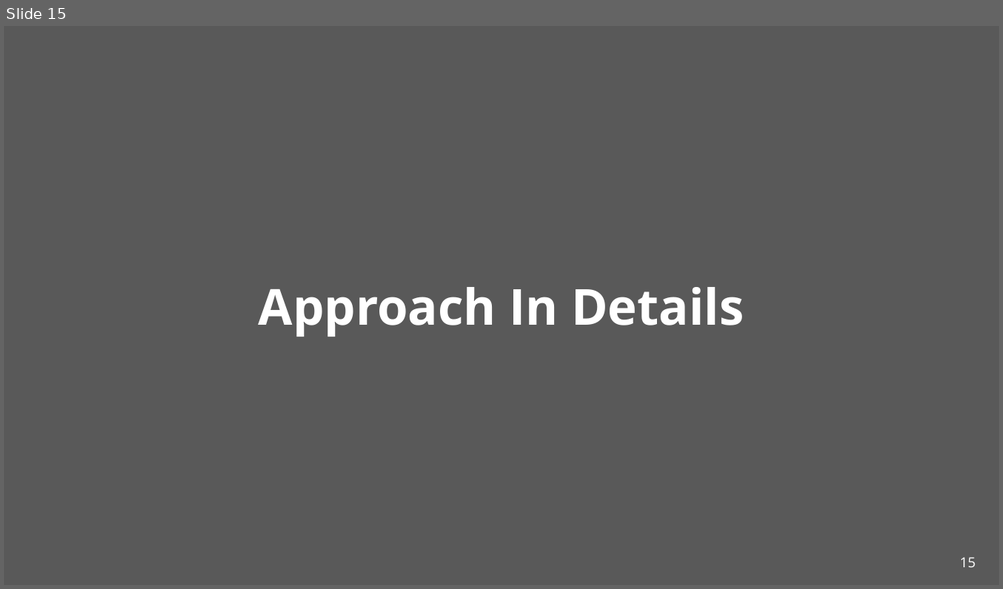
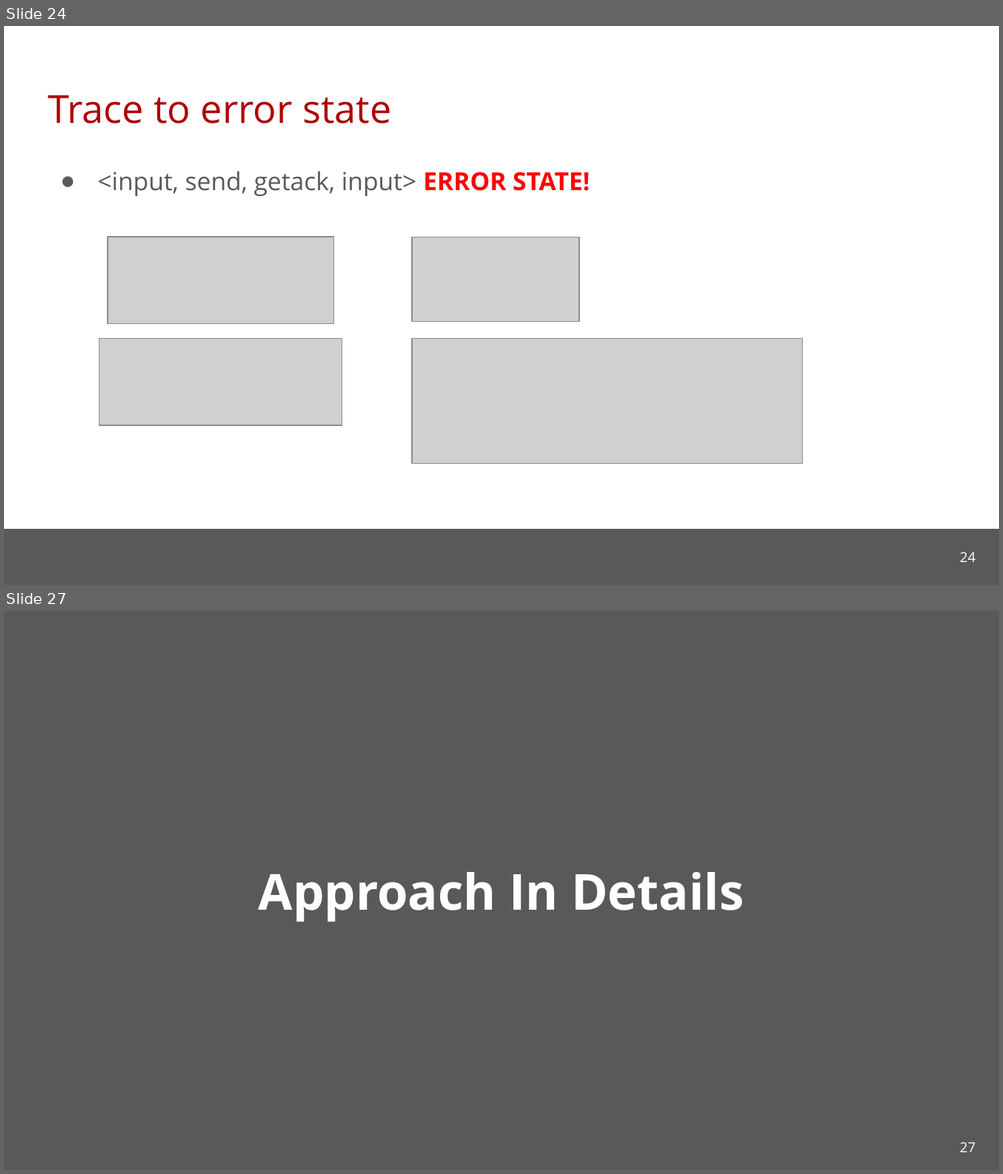
Before and after one commit to cmu-soda/Robustness, a slide deck: Robustness.pptx. Shown one above the other, each under a label of ours: slide 15 before the commit, slides 24 and 27 after it; the slides between them are not shown. The pictures are 1003x589 and 1003x1174 pixels, drawn with LibreOffice and Linux fonts; fonts in the diff are those of the drawing; grey boxes stand for pictures; background and template pictures are left out. Boxes give left, top, right and bottom in pixels: in the first picture for what was removed or moved away, otherwise in the second. Text is boxed around its words. In the diff, an @@ line names an element or a change of style, - is before the commit and + after.

```diff
--- a/Robustness.pptx
+++ b/Robustness.pptx
@@ slide 24 added at (x1=4, y1=26, x2=999, y2=585), background #FFFFFF @@
@@ title added at (x1=48, y1=95, x2=391, y2=124), 28 pt, text #AE0000 @@
+Trace to error state
@@ text added at (x1=97, y1=171, x2=589, y2=196), 18 pt, text #595959 @@
+● <input, send, getack, input> ERROR STATE!
@@ picture added at (x1=108, y1=237, x2=334, y2=324) @@
@@ picture added at (x1=412, y1=237, x2=579, y2=321) @@
@@ picture added at (x1=99, y1=338, x2=342, y2=426) @@
@@ picture added at (x1=412, y1=338, x2=802, y2=463) @@
@@ rectangle added at (x1=4, y1=529, x2=999, y2=585), fill #595959 @@
@@ page number added at (x1=959, y1=552, x2=975, y2=562), 10 pt, text #FFFFFF @@
+24
@@ what was slide 15 is now slide 27 @@
@@ page number at (x1=959, y1=1142, x2=975, y2=1153): text changed @@
-15
+27
```
Also in this commit, not shown: 10 slides changed, 11 other slides added.
